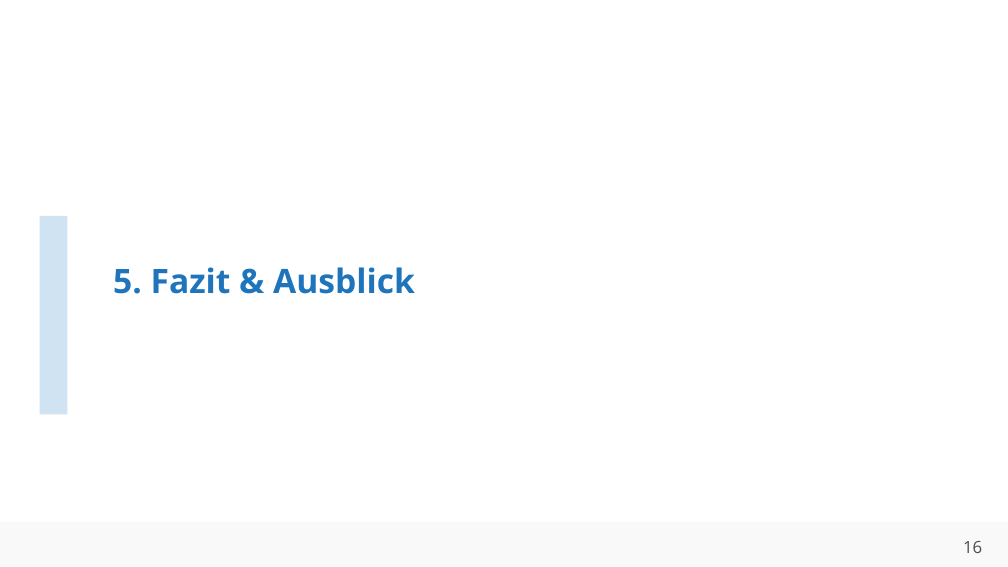
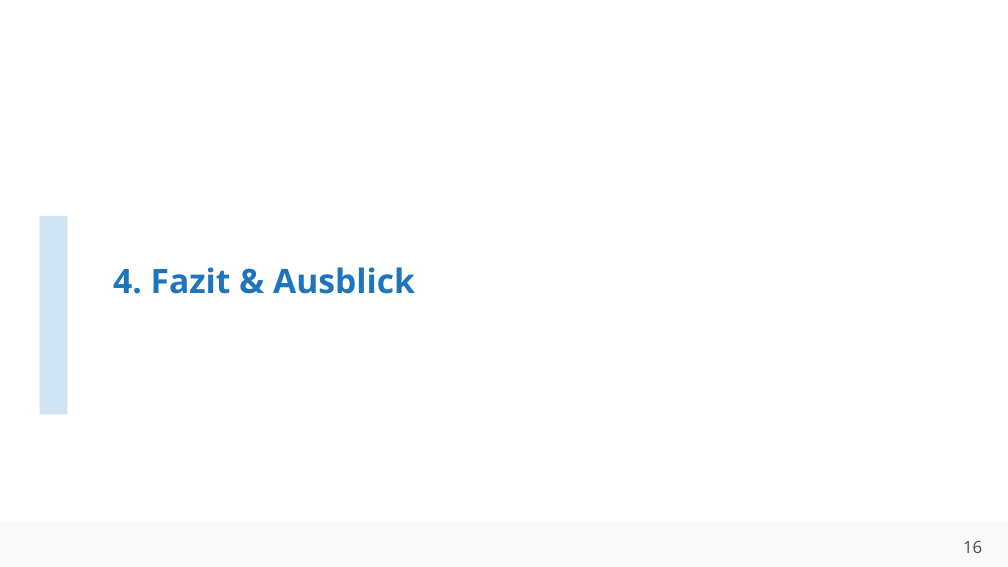
Before and after one commit to ahndavin/Abschlussarbeit_Bachelor, a slide deck: slide 16 of Kolloquium/Kolloquium.pptx. Drawn at 1008x567 pixels with LibreOffice and Linux fonts; fonts in the diff are those of the drawing; background and template pictures are left out. Boxes give left, top, right and bottom in pixels: in the first picture for what was removed or moved away, otherwise in the second. Text is boxed around its words. In the diff, an @@ line names an element or a change of style, - is before the commit and + after.

```diff
--- a/Kolloquium/Kolloquium.pptx
+++ b/Kolloquium/Kolloquium.pptx
@@ title at (113, 267, 415, 294): text changed @@
-5. Fazit & Ausblick
+4. Fazit & Ausblick
```
Also in this commit, not shown: 11 other slides changed, 1 slide added, 6 slides removed, 1 other file.
